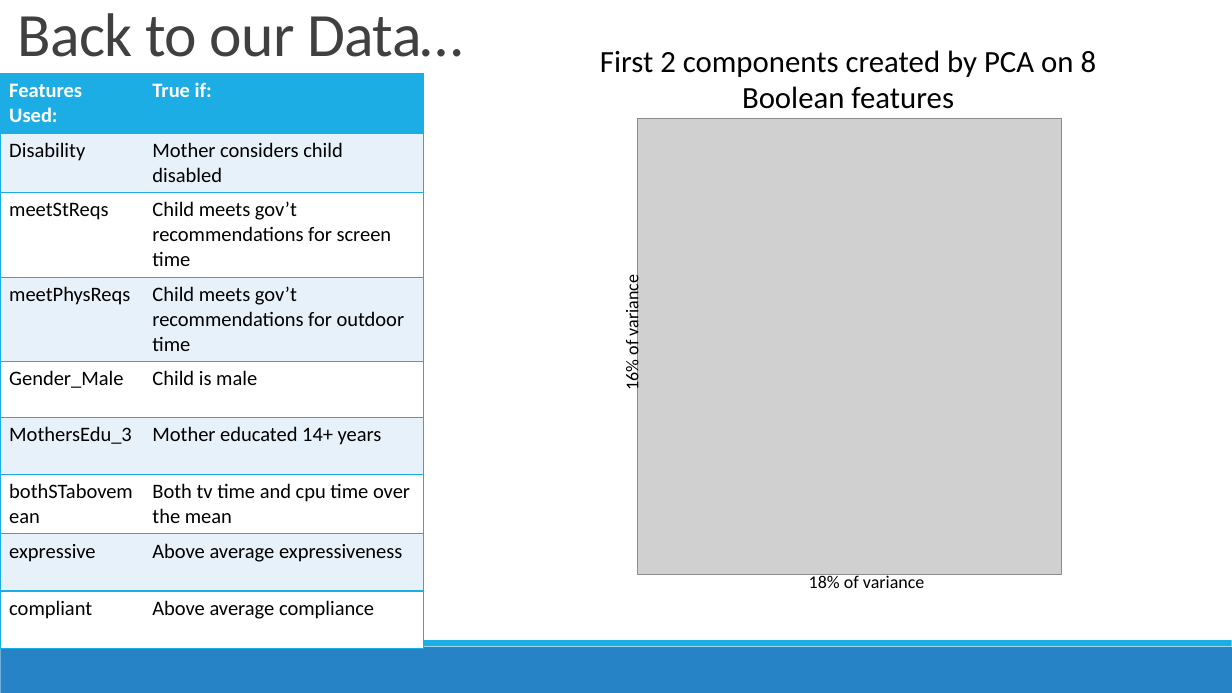
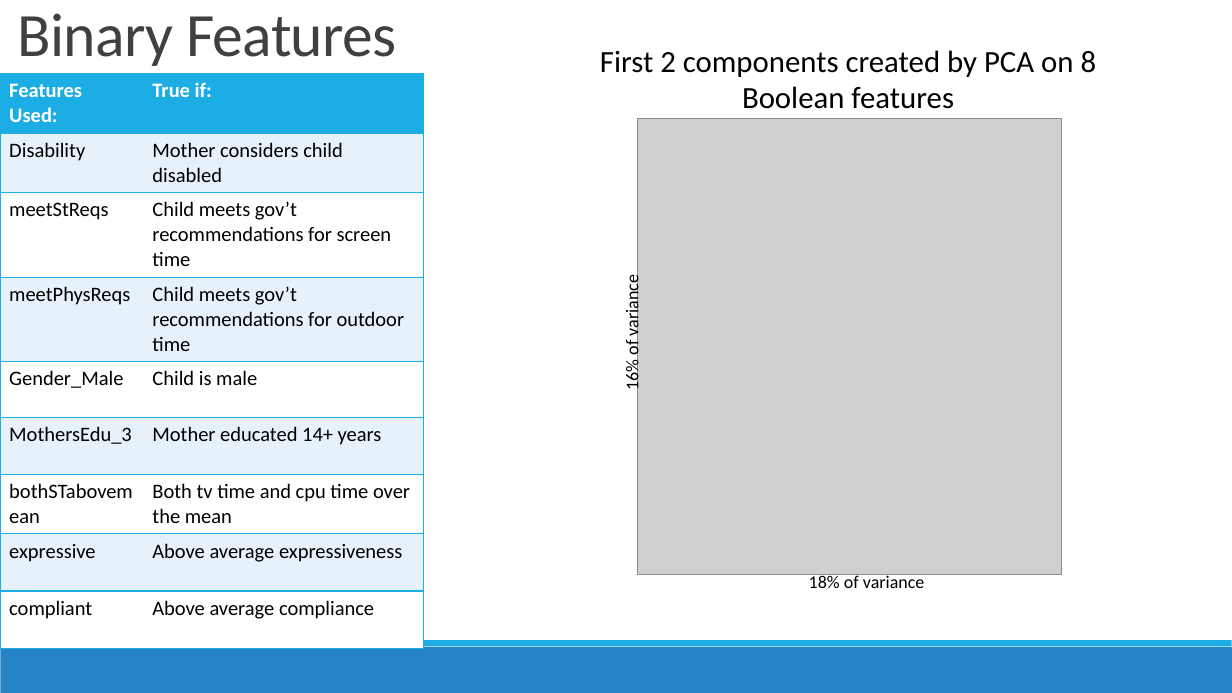
Before and after one commit to conditg/predicting-disruption, a slide deck: slide 13 of DisruptCapstone.pptx. Drawn at 1232x693 pixels with LibreOffice and Linux fonts; fonts in the diff are those of the drawing; grey boxes stand for pictures. Boxes give left, top, right and bottom in pixels: in the first picture for what was removed or moved away, otherwise in the second. Text is boxed around its words. In the diff, an @@ line names an element or a change of style, - is before the commit and + after.

```diff
--- a/DisruptCapstone.pptx
+++ b/DisruptCapstone.pptx
@@ title at [18,13,397,66]: text changed @@
-Back to our Data…
+Binary Features
```
Also in this commit, not shown: 1 other file.
